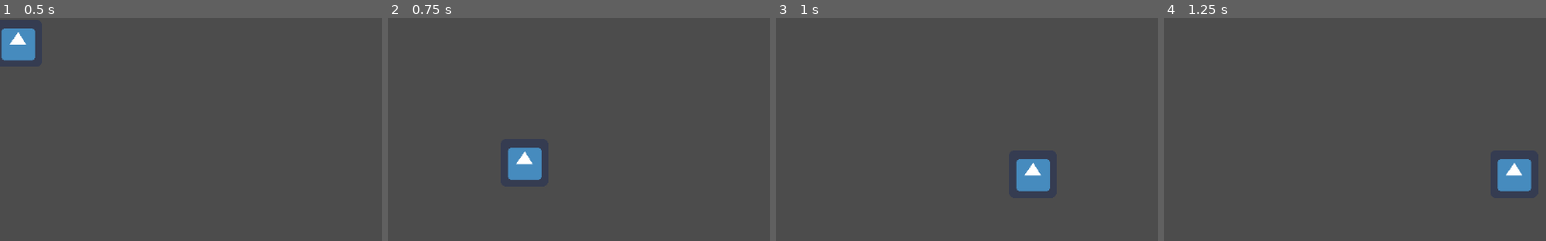
Above: before the commit, frames 1-4 (left to right).
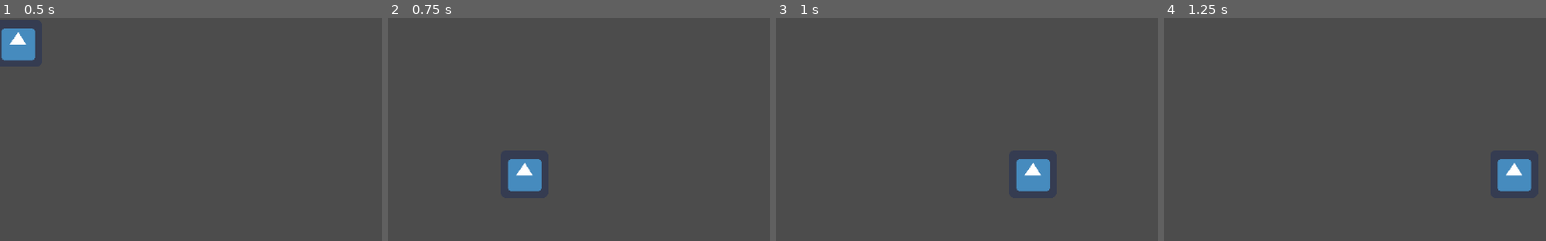
Above: after the commit, the same moments.

Repository: MauveMagician/rose-duelist
Game: Godot game, scene res://scene/Game.tscn
The game is run twice, just before and just after one commit, with the same random seed, the same clock (stepped at 60 frames per second) and the same inputs. The engine's default icon, where the game draws it, is replaced by a stand-in: a white triangle on a blue panel in a dark square.
Inputs:
- Up to frame 1 (0.5 s): no input
- Up to frame 2 (0.75 s): hold Right (ui_right) from 0.53 s (still down); tap X (dash) at 0.6 s
- Up to frame 3 (1 s): keep holding Right (ui_right); tap Z (jump) at 0.77 s
- Up to frame 4 (1.25 s): keep holding Right (ui_right)
The pictures show only the part of the screen within x 0-50%, y 50-100%; the shares and areas given below are measured in that part.

Frame 1 is identical in both runs. In frame 2, 1.2% of the frame differs, in the area x 31-41%, y 58-78%; in frame 3, nothing differs; in frame 4, nothing differs.

Commit message:
refactored movement code again

Diff:
--- a/scene/PlayerCharacter.gd
+++ b/scene/PlayerCharacter.gd
@@ -15,8 +15,6 @@
 	pass
 
 func dash():
-	motion.y = 0
-	motion.x = 0
 	dashing = true
 	gravity = false
 	$DashTiming.start()
@@ -25,12 +23,15 @@
 	if Input.is_action_just_pressed("dash"):
 		if is_on_floor():
 			airdash = false
+			direction.y = 0
 		else:
 			airdash = true
 			if Input.is_action_pressed("ui_up"):
-				direction.y = -1
+				direction = Vector2(0,-1)
 			elif Input.is_action_pressed("ui_down"):
-				direction.y = 1
+				direction = Vector2(0,1)
+			else:
+				direction.y = 0
 		dash()
 	if Input.is_action_pressed("ui_right"):
 		direction.x = 1
@@ -51,10 +52,9 @@
 	if gravity:
 		motion.y -= GRAVITY_SPEED
 	if dashing:
-		motion.x = direction.x * dashSpeed
-		motion.y = direction.y * dashSpeed
+		motion = direction * dashSpeed
 	elif not $DashStopping.is_stopped():
-		motion.x += direction.x * 10
+		motion.x += direction.x * dashSpeed/100
 	else:
 		get_input()
 	motion = move_and_slide(motion, FLOOR_NORMAL)
